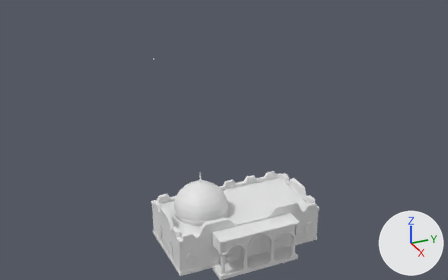
Before and after pictures for a commit that changed the FBX model models/AR_FataMorgana/exports/AR_FataMorgana_ingang.fbx.
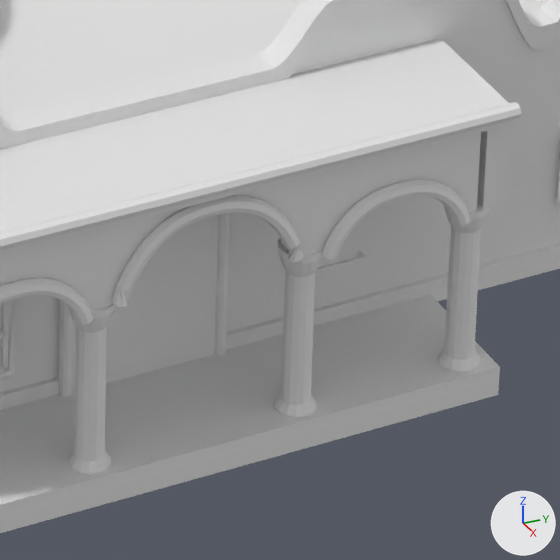
There are two pictures of each version: one whole from a 50 mm camera at (104.1, -32.9, 31.3) aimed at (38.0, -3.2, -1.7), one close up on the part from 52% to 68% of the width and 74% to 100% of the height. Every picture has the same lights, and +X, +Y and +Z are marked at lower right. The last two pictures show the newer version. Vertices at exactly the same position are counted once.

Names of what the first close-up shows: 'FM_dak_0_ingang', 'FM_lijst_0_ingang', 'FM_raam_0_ingang', 'FM_rood_0_ingang', 'FM_tegel_0_ingang', 'FM_wit_0_ingang', 'FM_witvlak_0_ingang'.
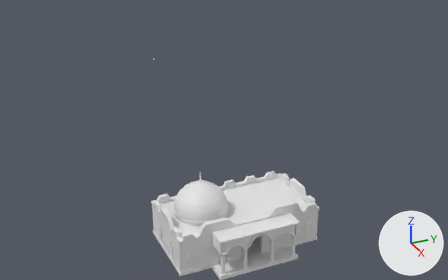
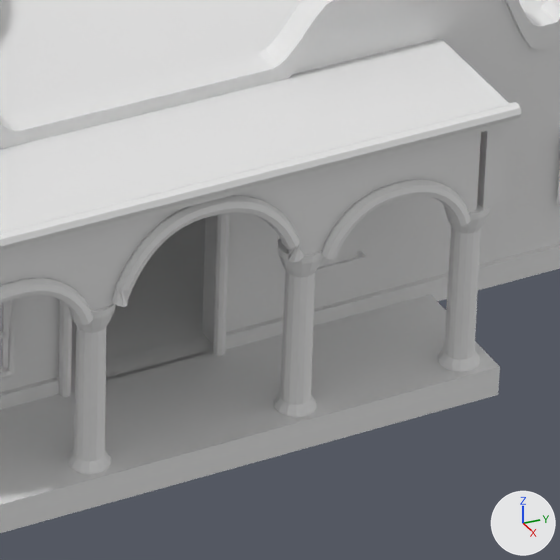
Changed parts and their boxes (x1, y1, x2, y2) in the close-ups (560 x 560 px; the box of a moved part takes in the faces that stretch with it):
'FM_raam_0_ingang', reshaped (mostly hidden afterwards)
    before: (0, 215, 354, 392)
    after: (0, 215, 354, 365)
'FM_vloertegel_0_ingang', added
    after: (71, 218, 213, 390)
'FM_gangmuur_0_ingang', added (mostly hidden)
    after: (202, 218, 207, 333)
part 1 of me_fm_ingang_wit_001, added
    after: (0, 43, 560, 392)
part 2 of me_fm_ingang_raam_001, moved or reshaped (not visible afterwards)
    before: (71, 215, 218, 392)

Patch to the scene script:
```diff
--- a/models/AR_FataMorgana/exports/AR_FataMorgana_ingang.fbx.py
+++ b/models/AR_FataMorgana/exports/AR_FataMorgana_ingang.fbx.py
@@ mat_fm_gangmuur @@
+mat_fm_gangmuur = principled_material('FM_gangmuur')
+mat_fm_gangmuur.base_color = (0.8, 0.8, 0.8)  # white #e7e7e7
@@ mat_fm_vloertegel @@
+mat_fm_vloertegel = principled_material('FM_vloertegel')
+mat_fm_vloertegel.base_color = (0.8, 0.8, 0.8)  # white #e7e7e7
@@ me_fm_ingang_raam_001 @@
 # used by ob_fm_raam_0_ingang; location = (0.0, 0.0, 0.0)
-me_fm_ingang_raam_001.from_pydata(...)  # 208 vertices, 196 faces; spans x 57.41..64.59, y -19.09..-5.91, z 0.0..2.55
+me_fm_ingang_raam_001.from_pydata(...)  # 206 vertices, 194 faces; spans x 57.41..64.59, y -19.09..-5.91, z 0.7..2.55
+# me_fm_ingang_raam_001 part 2
+# 3 vertices are removed from x 64.59, y -13.45..-11.55, z 0.0..2.14
+# 23 faces are deleted
+# 1 vertex is added at (64.59, -12.5, 2.34)
+# 21 new faces join them
 me_fm_ingang_raam_001.materials.append(mat_fm_raam)
@@ me_fm_ingang_wit_001 @@
 # used by ob_fm_wit_0_ingang; location = (0.0, 0.0, 0.0)
-me_fm_ingang_wit_001.from_pydata(...)  # 184 vertices, 236 faces; spans x 57.5..66.12, y -19.0..-6.0, z 0.0..3.45
+me_fm_ingang_wit_001.from_pydata(...)  # 224 vertices, 320 faces; spans x 57.5..66.12, y -19.0..-6.0, z 0.0..3.45
+# me_fm_ingang_wit_001 part 1: 40 vertices added at x 57.5..64.5, y -18.7..-6.3, z 0.0..3.0
 me_fm_ingang_wit_001.materials.append(mat_fm_wit)
@@ me_fm_ingang_gangmuur_001 @@
+me_fm_ingang_gangmuur_001.from_pydata(...)  # 52 vertices, 108 faces; spans x 57.8..64.2, y -18.7..-6.3, z 0.0..2.98
+me_fm_ingang_gangmuur_001.materials.append(mat_fm_gangmuur)  # white #e7e7e7
@@ me_fm_ingang_vloertegel_001 @@
+me_fm_ingang_vloertegel_001.from_pydata(...)  # a box spanning x 57.8..64.2, y -18.7..-6.3, z -0.25..0.12; a box spanning x 57.05..57.82, y -11.6..-10.0, z -0.25..0.12; a box spanning x 64.18..64.55, y -13.45..-11.55, z -0.25..0.12
+me_fm_ingang_vloertegel_001.materials.append(mat_fm_vloertegel)  # white #e7e7e7
@@ ob_fm_gangmuur_0_ingang @@
+ob_fm_gangmuur_0_ingang = bpy.data.objects.new('FM_gangmuur_0_ingang', me_fm_ingang_gangmuur_001)
+ob_fm_gangmuur_0_ingang.location = (0.0, 0.0, 0.0)
@@ ob_fm_vloertegel_0_ingang @@
+ob_fm_vloertegel_0_ingang = bpy.data.objects.new('FM_vloertegel_0_ingang', me_fm_ingang_vloertegel_001)
+ob_fm_vloertegel_0_ingang.location = (0.0, 0.0, 0.0)
```
